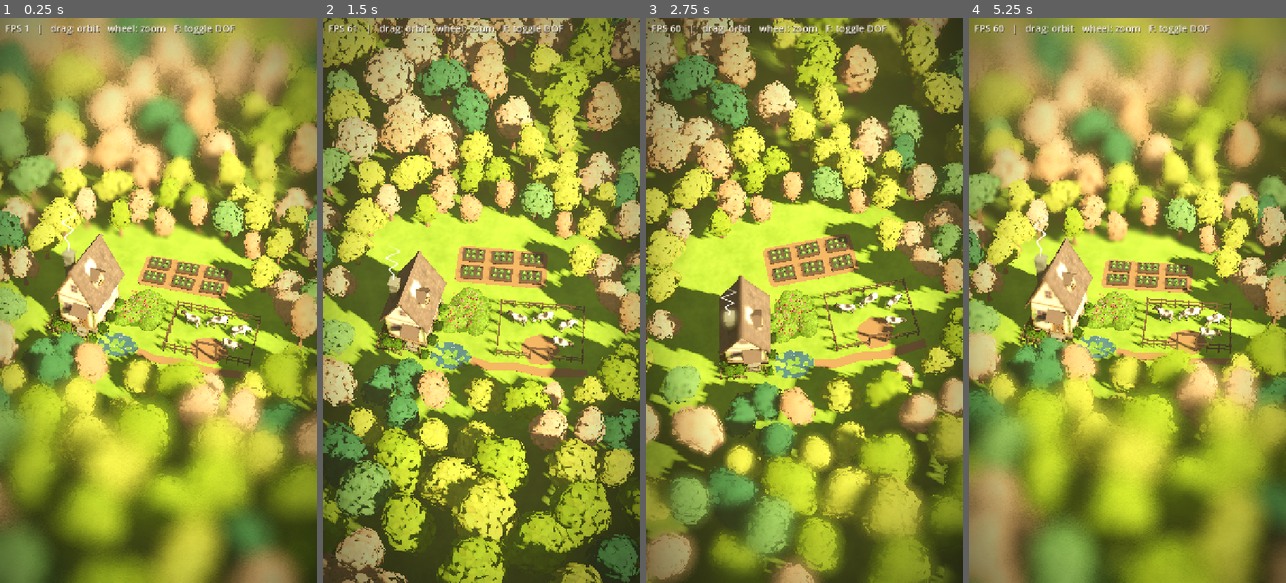
Above: before the commit, frames 1-4 (left to right).
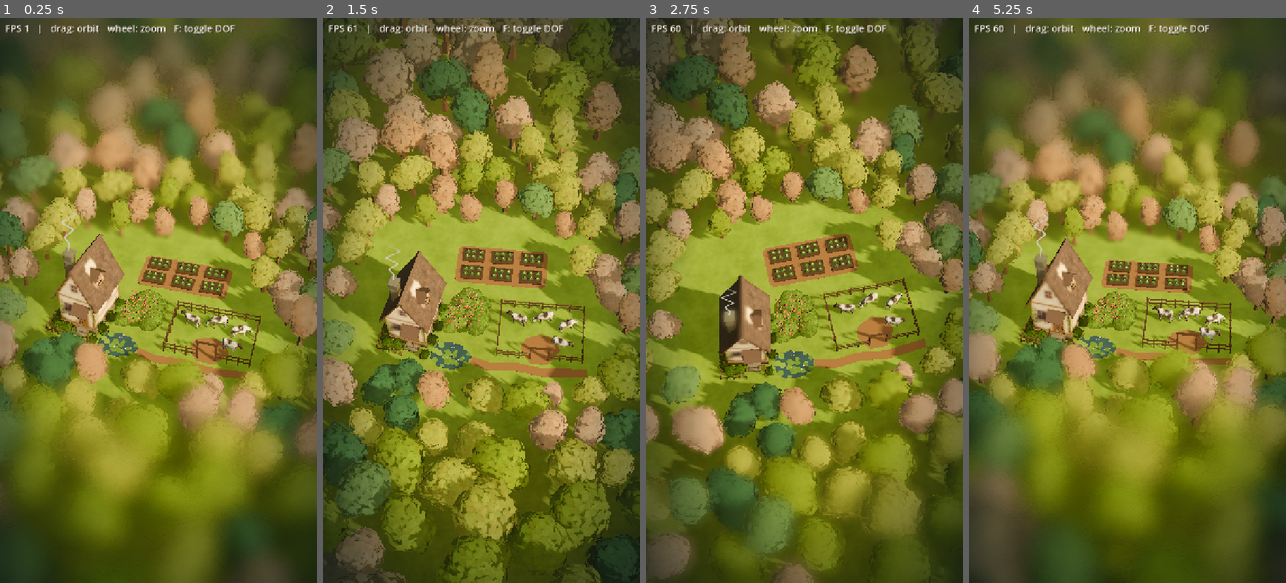
Above: after the commit, the same moments.

Repository: evaqqwww/Island
Game: Godot game, scene res://main.tscn
The game is run twice, just before and just after one commit, with the same random seed, the same clock (stepped at 60 frames per second) and the same inputs.
Inputs (mouse positions are in pixels of both pictures, inside the frame that each line leads up to):
- Up to frame 1 (0.25 s): no input
- Up to frame 2 (1.5 s): tap Enter at 0.5 s; move the mouse to (551, 272) at 0.52 s; tap F at 0.6 s; click (551, 272) at 0.67 s; drag from (418, 328) to (465, 413) at 1.27 s
- Up to frame 3 (2.75 s): move the mouse to (836, 176) at 2.02 s; tap F at 2.1 s; click (836, 176) at 2.17 s
- Up to frame 4 (5.25 s): drag from (1111, 413) to (1032, 215) at 2.77 s; move the mouse to (1222, 385) at 3.52 s; tap F at 3.6, 5.1 s; click (1222, 385) at 3.67 s; drag from (1032, 215) to (1079, 159) at 4.27 s; move the mouse to (1143, 300) at 5.02 s; click (1143, 300) at 5.17 s

The runs differ from the first frame. In frame 1, 81% of the frame differs, in the area x 0-100%, y 0-100%; in frame 2, 69%; in frame 3, 68%; in frame 4, 84%.

Commit message:
按参考图柔化光影：AgX 色调映射、阴影变浅变柔、冷色环境光，远处树林压暗偏青、加深暗角
Co-Authored-By: Claude Opus 5.5 <noreply@anthropic.com>

Diff:
--- a/main.tscn
+++ b/main.tscn
@@ -29,15 +29,15 @@
 background_mode = 2
 sky = SubResource("Sky_main")
 ambient_light_source = 2
-ambient_light_color = Color(0.78, 0.8, 0.68, 1)
-ambient_light_energy = 0.3
-tonemap_mode = 2
+ambient_light_color = Color(0.46, 0.62, 0.7, 1)
+ambient_light_energy = 0.38
+tonemap_mode = 4
 ssao_enabled = true
 ssao_radius = 1.2
 ssao_intensity = 1.6
 glow_enabled = true
-glow_intensity = 0.25
-glow_bloom = 0.06
+glow_intensity = 0.3
+glow_bloom = 0.03
 glow_hdr_threshold = 0.9
 fog_enabled = true
 fog_light_color = Color(0.95, 0.85, 0.65, 1)
@@ -46,7 +46,7 @@
 fog_sky_affect = 0.5
 adjustment_enabled = true
 adjustment_contrast = 1.15
-adjustment_saturation = 1.12
+adjustment_saturation = 1.15
 
 [sub_resource type="PlaneMesh" id="PlaneMesh_ground"]
 size = Vector2(360, 360)
@@ -158,7 +158,7 @@
 
 [sub_resource type="Gradient" id="Gradient_vignette"]
 offsets = PackedFloat32Array(0.5, 1)
-colors = PackedColorArray(0.04, 0.05, 0.03, 0, 0.04, 0.05, 0.03, 0.55)
+colors = PackedColorArray(0.02, 0.07, 0.08, 0, 0.02, 0.07, 0.08, 0.7)
 
 [sub_resource type="GradientTexture2D" id="GradientTexture2D_vignette"]
 gradient = SubResource("Gradient_vignette")
@@ -175,10 +175,11 @@
 
 [node name="Sun" type="DirectionalLight3D" parent="."]
 rotation_degrees = Vector3(-32, 59.5, 0)
-light_color = Color(1, 0.86, 0.66, 1)
-light_energy = 1.9
+light_color = Color(1, 0.82, 0.6, 1)
+light_energy = 1.75
 shadow_enabled = true
-shadow_blur = 1.5
+shadow_opacity = 0.8
+shadow_blur = 3.0
 directional_shadow_mode = 1
 directional_shadow_max_distance = 100.0
 
@@ -335,6 +336,8 @@
 overlap = 0.62
 far_spacing = 9.5
 far_scale = Vector2(2.8, 3.6)
+shade_color = Color(0.38, 0.55, 0.58, 1)
+shade_range = Vector2(4, 24)
 
 [node name="Camera" type="Camera3D" parent="."]
 keep_aspect = 0
--- a/scripts/forest.gd
+++ b/scripts/forest.gd
@@ -6,7 +6,8 @@
 ## 近处（离空地 far_distance 以内）：随机种树，相邻树冠按大小保持间距；离空地越远树越大，
 ## 林缘多是矮树和灌木（灌木把树干埋进地里），形成错落的层次。近景树投影。
 ## 远处：按网格均匀铺远景树，不投影，用来在任意朝向下铺满远景（远景会被移轴完全虚化）。
-## 每棵树从 tints 里随机取色调，写进 MultiMesh 的实例颜色（着色器里和顶点色相乘）。
+## 每棵树从 tints 里随机取色调，写进 MultiMesh 的实例颜色（着色器里和顶点色相乘）；
+## 离空地越远，色调再逐渐乘上 shade_color，树林压暗偏冷，光线集中在空地上。
 ## 同一种网格的树合并成一个 MultiMesh，整片森林只有几次绘制调用。
 ## 区域都是平铺在地面上的 CSGPolygon3D。改了区域或参数后点「重新生成」。
 ## 实例在运行时生成，不写进场景文件。
@@ -39,6 +40,11 @@
 @export var far_distance := 28.0
 @export var far_spacing := 7.0
 @export var far_scale := Vector2(1.5, 2.2)
+
+@export_group("明暗")
+## 远处树冠颜色乘上的系数（线性），从离空地边缘 shade_range.x 米开始过渡，到 shade_range.y 米完全生效。
+@export var shade_color := Color(1, 1, 1)
+@export var shade_range := Vector2(4.0, 24.0)
 
 @export_group("")
 @export_tool_button("重新生成") var rebuild_action := _rebuild
@@ -111,7 +117,7 @@
 		placed += 1
 		var sink := bush_sink * s if rng.randf() < bush_chance * (1.0 - g) else 0.0
 		var origin := inv * Vector3(p.x, global_position.y - sink, p.y)
-		_add_instance(near, rng.randi() % near_meshes.size(), origin, s, linear_tints[rng.randi() % linear_tints.size()], rng)
+		_add_instance(near, rng.randi() % near_meshes.size(), origin, s, _shaded(linear_tints[rng.randi() % linear_tints.size()], d), rng)
 
 	# 远处：抖动网格，每格一棵远景树
 	var b: Rect2 = include.bounds
@@ -123,16 +129,21 @@
 			y += far_spacing
 			if not Regions.inside_any(p, [include]) or Regions.inside_any(p, excludes):
 				continue
-			if not clear.is_empty() and Regions.distance_to_edge(p, clear) < far_distance:
+			var d := Regions.distance_to_edge(p, clear) if not clear.is_empty() else far_distance
+			if d < far_distance:
 				continue
 			var s := rng.randf_range(far_scale.x, far_scale.y)
-			_add_instance(far, rng.randi() % far_meshes.size(), inv * Vector3(p.x, global_position.y, p.y), s, linear_tints[rng.randi() % linear_tints.size()], rng)
+			_add_instance(far, rng.randi() % far_meshes.size(), inv * Vector3(p.x, global_position.y, p.y), s, _shaded(linear_tints[rng.randi() % linear_tints.size()], d), rng)
 		x += far_spacing
 
 	for i in near_meshes.size():
 		_add_multimesh(near_meshes[i], near[i], true)
 	for i in far_meshes.size():
 		_add_multimesh(far_meshes[i], far[i], false)
+
+
+func _shaded(tint: Color, edge_distance: float) -> Color:
+	return tint * Color(1, 1, 1).lerp(shade_color, smoothstep(shade_range.x, shade_range.y, edge_distance))
 
 
 func _buckets(count: int) -> Array:
Not shown, changed: docs/index.html
Not shown, changed: docs/index.pck
